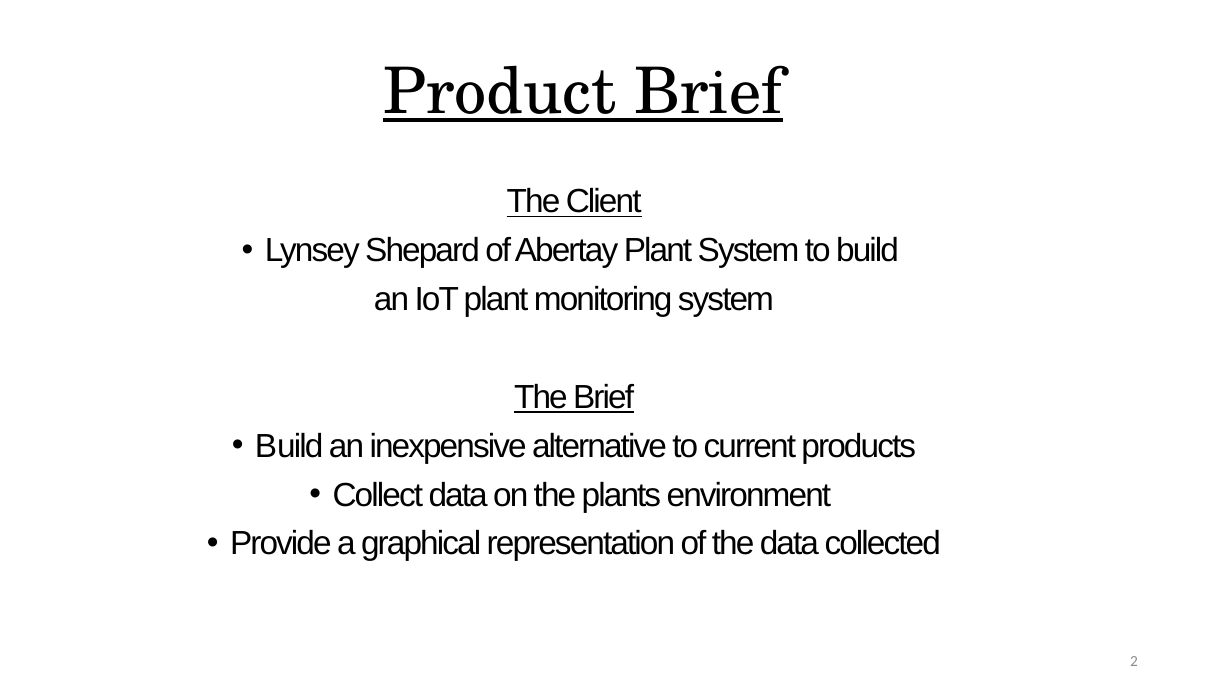
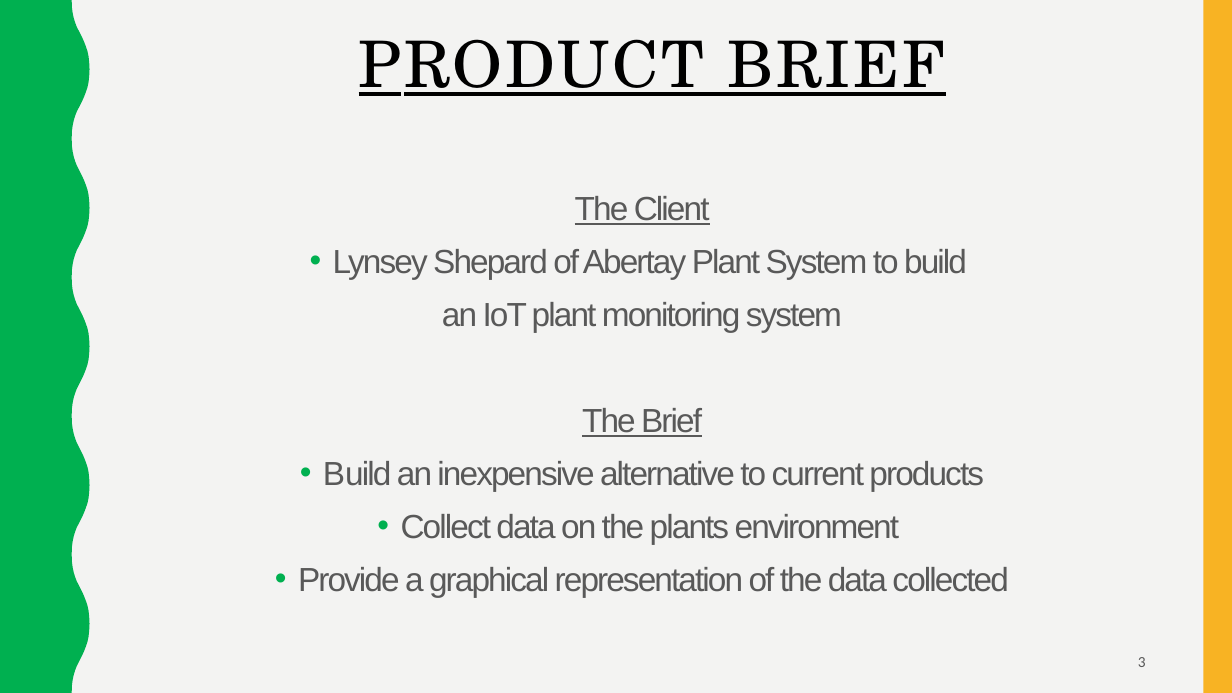
Before and after one commit to scoall/smart-plant, a slide deck: slide 3 of Smart Eco SystemBlankBGEdited.pptx (slide 2 before the commit). Drawn at 1232x693 pixels with LibreOffice and Linux fonts; fonts in the diff are those of the drawing. Boxes give left, top, right and bottom in pixels: in the first picture for what was removed or moved away, otherwise in the second. Text is boxed around its words. In the diff, an @@ line names an element or a change of style, - is before the commit and + after.

```diff
--- a/Smart Eco SystemBlankBGEdited.pptx
+++ b/Smart Eco SystemBlankBGEdited.pptx
@@ background #FFFFFF to #F3F3F2 @@
@@ freeform shape added at (0, 0, 90, 693), fill #00B050 @@
@@ title "PRODUCT BRIEF" at (359, 39, 945, 96): vertical alignment middle to top @@
@@ rectangle added at (1203, 0, 1232, 693), fill #F8B323 @@
@@ title at (359, 39, 945, 96): text changed @@
-Product Brief
+PRODUCT BRIEF
@@ text "The Client": place and size @@
-text "The Client" at (230, 187, 941, 561)
+text "The Client" at (298, 196, 1008, 597)
@@ text "The Client" at (298, 196, 1008, 597): text colour #000000 to #595959; line spacing 0.9 to 1.1; less space between paragraphs @@
@@ page number at (1138, 657, 1146, 667): text changed; text colour #8C8C8C to #595959 @@
-2
+3
```
Also in this commit, not shown: 16 other slides changed, 1 slide added.
